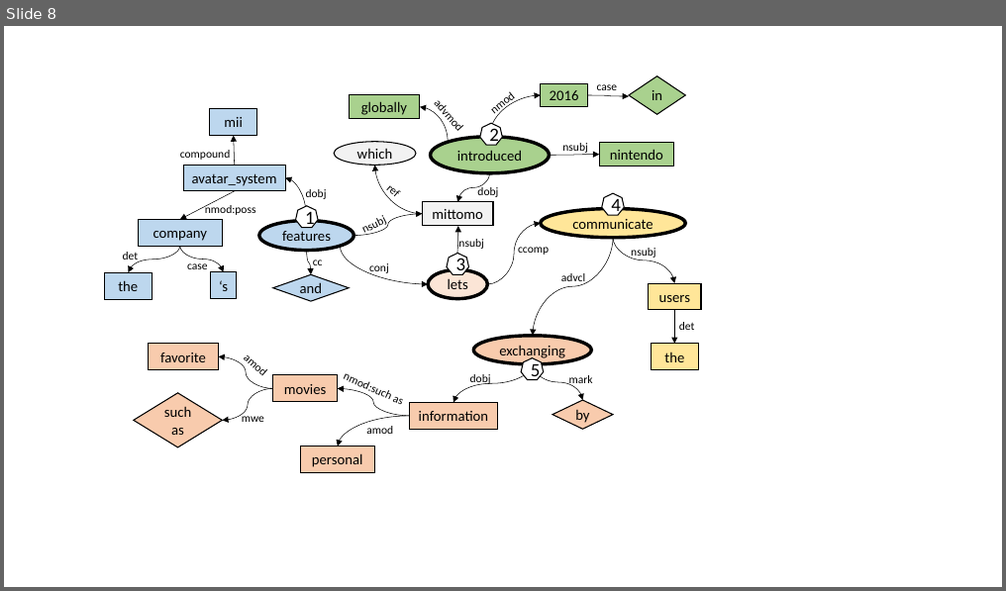
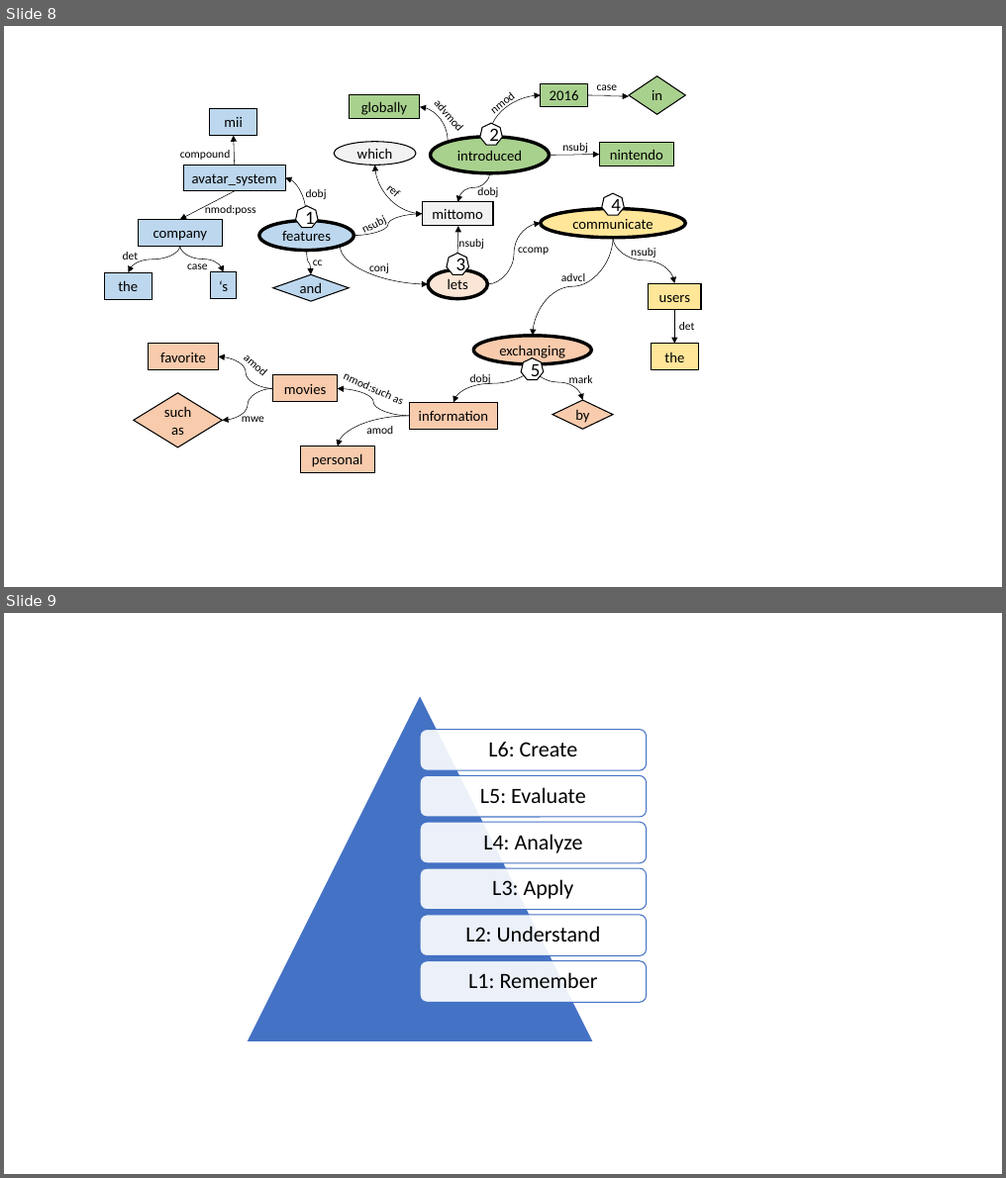
Before and after one commit to DhruvaPendharkar/thesis-project, a slide deck: Notes/Diagrams.pptx. Shown one above the other, each under a label of ours: slide 8 before the commit, slides 8 and 9 after it. The pictures are 1006x591 and 1006x1178 pixels, drawn with LibreOffice and Linux fonts; fonts in the diff are those of the drawing. Boxes give left, top, right and bottom in pixels: in the first picture for what was removed or moved away, otherwise in the second. Text is boxed around its words. In the diff, an @@ line names an element or a change of style, - is before the commit and + after.

```diff
--- a/Notes/Diagrams.pptx
+++ b/Notes/Diagrams.pptx
@@ slide 9 added at [4,613,1002,1174], background #FFFFFF @@
@@ group added at [246,694,647,1043]: 6 rounded rectangles, 6 texts, 1 triangle @@
+L6: Create
+L5: Evaluate
+L4: Analyze
+L3: Apply
+L2: Understand
+L1: Remember
```
Also in this commit, not shown: 1 other file.
